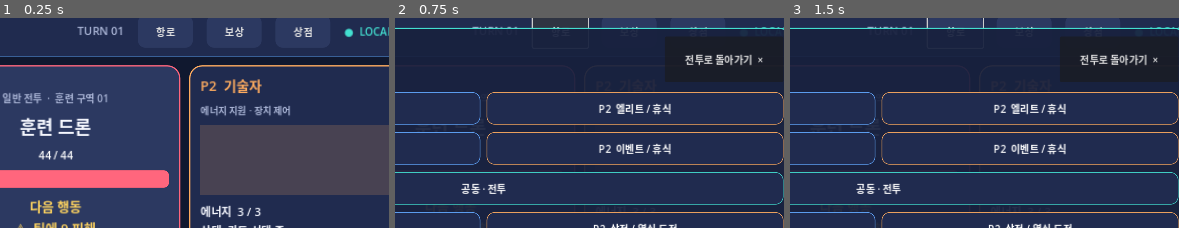
Above: before the commit, frames 1-3 (left to right).
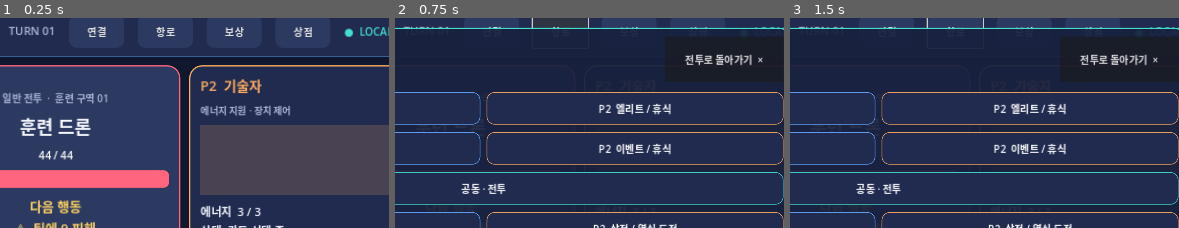
Above: after the commit, the same moments.

Repository: wjdals988/starlinkduo
Game: Godot game, scene res://src/ui/main.tscn
The game is run twice, just before and just after one commit, with the same random seed, the same clock (stepped at 60 frames per second) and the same inputs.
Inputs (mouse positions are % of the whole screen's width and height, from its top left):
- Up to frame 1 (0.25 s): no input
- Up to frame 2 (0.75 s): click "항로" at 0.5 s
- Up to frame 3 (1.5 s): click (55, 7) at 1.25 s, where only the run after the commit has a clickable "연결"
The pictures show only the part of the screen within x 43-93%, y 4-54%; the shares and areas given below are measured in that part.

The runs differ from the first frame. In frame 1, 0.6% of the frame differs, in the area x 2-32%, y 3-10%; in frame 2, less than 0.1%; in frame 3, less than 0.1%.

Commit message:
feat: add Bluetooth pairing lobby

Diff:
--- a/src/network/android_bluetooth_transport.gd
+++ b/src/network/android_bluetooth_transport.gd
@@ -20,6 +20,23 @@
 func request_permissions() -> void:
 	if _plugin != null:
 		_plugin.requestBluetoothPermissions()
+
+func has_permissions() -> bool:
+	return _plugin != null and _plugin.hasBluetoothPermissions()
+
+func is_enabled() -> bool:
+	return _plugin != null and _plugin.isBluetoothEnabled()
+
+func get_paired_devices() -> Array[Dictionary]:
+	var devices: Array[Dictionary] = []
+	if _plugin == null:
+		return devices
+	var parsed: Variant = JSON.parse_string(_plugin.getBondedDevicesJson())
+	if parsed is Array:
+		for item in parsed:
+			if item is Dictionary and item.has("name") and item.has("address"):
+				devices.append({"name": String(item.name), "address": String(item.address)})
+	return devices
 
 func start_host(service_uuid: String) -> bool:
 	return _plugin != null and _plugin.startHost(service_uuid)
--- a/src/network/loopback_transport.gd
+++ b/src/network/loopback_transport.gd
@@ -13,6 +13,12 @@
 	return [first, second]
 
 func is_available() -> bool:
+	return true
+
+func has_permissions() -> bool:
+	return true
+
+func is_enabled() -> bool:
 	return true
 
 func get_state() -> String:
--- a/src/network/session_transport.gd
+++ b/src/network/session_transport.gd
@@ -14,6 +14,15 @@
 func request_permissions() -> void:
 	pass
 
+func has_permissions() -> bool:
+	return false
+
+func is_enabled() -> bool:
+	return false
+
+func get_paired_devices() -> Array[Dictionary]:
+	return []
+
 func start_host(_service_uuid: String) -> bool:
 	return false
 
--- a/src/ui/main.gd
+++ b/src/ui/main.gd
@@ -10,6 +10,7 @@
 const COLOR_ORANGE := Color("#ffac5f")
 const COLOR_RED := Color("#ff667d")
 const COLOR_YELLOW := Color("#ffd45f")
+const SERVICE_UUID := "61b27d6e-8139-4f95-9a34-904f2db81b23"
 
 var engine: CombatEngine
 var state: CombatState
@@ -58,6 +59,15 @@
 		var point := Vector2(size.x * (0.09 + index * 0.125), size.y * (0.12 + (index % 2) * 0.28))
 		draw_circle(point, radius, Color(0.55, 0.76, 1.0, 0.28))
 
+func _process(_delta: float) -> void:
+	if bluetooth_transport == null:
+		return
+	bluetooth_transport.poll()
+	if connection_label != null:
+		var next_text := _connection_status_text()
+		if connection_label.text != next_text:
+			connection_label.text = next_text
+
 func _build_interface() -> void:
 	var margin := MarginContainer.new()
 	margin.set_anchors_and_offsets_preset(Control.PRESET_FULL_RECT)
@@ -95,7 +105,7 @@
 	turn_label.add_theme_color_override("font_color", COLOR_MUTED)
 	row.add_child(turn_label)
 
-	for item in [["항로", _show_map], ["보상", _show_reward], ["상점", _show_shop]]:
+	for item in [["연결", _show_connection], ["항로", _show_map], ["보상", _show_reward], ["상점", _show_shop]]:
 		var navigation := Button.new()
 		navigation.text = item[0]
 		navigation.custom_minimum_size = Vector2(88, 42)
@@ -105,7 +115,7 @@
 		row.add_child(navigation)
 
 	connection_label = Label.new()
-	connection_label.text = "●  BLUETOOTH READY" if bluetooth_transport.is_available() else "●  LOCAL DEMO"
+	connection_label.text = _connection_status_text()
 	connection_label.tooltip_text = "Android Bluetooth 플러그인 감지됨" if Engine.has_singleton(AndroidBluetoothTransport.PLUGIN_NAME) else "에디터/에뮬레이터 로컬 모드"
 	connection_label.add_theme_font_size_override("font_size", 17)
 	connection_label.add_theme_color_override("font_color", COLOR_CYAN)
@@ -298,6 +308,79 @@
 		child.queue_free()
 	overlay.show()
 
+func _show_connection() -> void:
+	_clear_overlay()
+	overlay_title.text = "근거리 협동 연결"
+	if not Engine.has_singleton(AndroidBluetoothTransport.PLUGIN_NAME):
+		overlay_subtitle.text = "현재 환경에는 Android Bluetooth 플러그인이 없어 로컬 데모로 실행 중입니다."
+		_add_connection_notice("APK를 Android 12 이상 갤럭시에서 실행하세요.", COLOR_YELLOW)
+		return
+	if not bluetooth_transport.is_enabled():
+		overlay_subtitle.text = "Bluetooth가 꺼져 있습니다. 빠른 설정에서 Bluetooth를 켠 뒤 새로고침하세요."
+		_add_connection_action("상태 새로고침", _show_connection, COLOR_YELLOW)
+		return
+	if not bluetooth_transport.has_permissions():
+		overlay_subtitle.text = "주변 기기 권한이 필요합니다. 위치 정보는 수집하지 않습니다."
+		_add_connection_action("주변 기기 권한 허용", _request_bluetooth_permissions, COLOR_CYAN)
+		return
+	overlay_subtitle.text = "한 명은 방 만들기, 다른 한 명은 아래의 페어링된 기기를 선택하세요."
+	var host_button := _add_connection_action("방 만들기 · 이 기기가 호스트", _start_bluetooth_host, COLOR_BLUE)
+	host_button.tooltip_text = "연결을 기다리며 전투 결과를 판정합니다."
+	var divider := HSeparator.new()
+	overlay_content.add_child(divider)
+	var paired := bluetooth_transport.get_paired_devices()
+	if paired.is_empty():
+		_add_connection_notice("페어링된 기기가 없습니다. Android 설정에서 두 기기를 먼저 페어링하세요.", COLOR_YELLOW)
+	else:
+		for device in paired:
+			var label := "%s\n%s" % [device.name, device.address]
+			_add_connection_action(label, _join_bluetooth_host.bind(device.address), COLOR_ORANGE)
+
+func _request_bluetooth_permissions() -> void:
+	bluetooth_transport.request_permissions()
+	overlay_subtitle.text = "권한 요청을 보냈습니다. 허용 후 상태 새로고침을 누르세요."
+	_add_connection_action("상태 새로고침", _show_connection, COLOR_CYAN)
+
+func _start_bluetooth_host() -> void:
+	if bluetooth_transport.start_host(SERVICE_UUID):
+		overlay_subtitle.text = "참가자를 기다리는 중… 상대 기기에서 이 기기를 선택하세요."
+	else:
+		overlay_subtitle.text = "방을 만들지 못했습니다. 권한과 Bluetooth 상태를 확인하세요."
+
+func _join_bluetooth_host(address: String) -> void:
+	if bluetooth_transport.connect_to(address, SERVICE_UUID):
+		overlay_subtitle.text = "호스트에 연결하는 중…"
+	else:
+		overlay_subtitle.text = "연결을 시작하지 못했습니다. 페어링 상태를 확인하세요."
+
+func _add_connection_action(text: String, callback: Callable, accent: Color) -> Button:
+	var button := Button.new()
+	button.custom_minimum_size.y = 64
+	button.text = text
+	button.add_theme_font_size_override("font_size", 18)
+	button.add_theme_stylebox_override("normal", _panel_style(COLOR_PANEL, 14, accent, 2))
+	button.pressed.connect(callback)
+	overlay_content.add_child(button)
+	return button
+
+func _add_connection_notice(text: String, accent: Color) -> void:
+	var notice := Label.new()
+	notice.text = text
+	notice.horizontal_alignment = HORIZONTAL_ALIGNMENT_CENTER
+	notice.add_theme_font_size_override("font_size", 19)
+	notice.add_theme_color_override("font_color", accent)
+	overlay_content.add_child(notice)
+
+func _connection_status_text() -> String:
+	if not Engine.has_singleton(AndroidBluetoothTransport.PLUGIN_NAME):
+		return "●  LOCAL DEMO"
+	match bluetooth_transport.get_state():
+		"listening": return "●  WAITING"
+		"connecting": return "●  CONNECTING"
+		"connected": return "●  CONNECTED"
+		"error": return "●  CONNECTION ERROR"
+		_: return "●  BLUETOOTH READY" if bluetooth_transport.is_available() else "●  BLUETOOTH OFF"
+
 func _show_map() -> void:
 	_clear_overlay()
 	var run := run_coordinator.run
Binary file added: artifacts/emulator-5556-bluetooth-lobby.png
Not shown, changed: CHANGELOG.md
Not shown, changed: addons/starlink_bluetooth/StarlinkBluetooth.debug.aar
Not shown, changed: addons/starlink_bluetooth/StarlinkBluetooth.release.aar
Not shown, changed: android-plugin/plugin/src/main/java/com/starlinkduo/bluetooth/StarlinkBluetoothPlugin.kt
